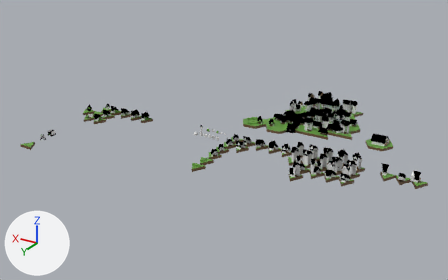
The Blender file Peces/Tiles/Models/Cases_v02.blend: old version first, new version second.
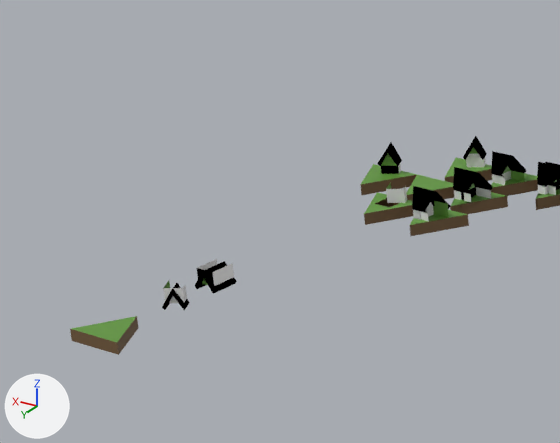
Each version appears first whole from a 50 mm camera at (-32.28, 27.77, 17.45) aimed at (-10.96, -7.75, -0.31), and next in a close-up on the part from 1% to 28% of the width and 26% to 60% of the height. Arrows for +X, +Y and +Z are at lower left; the lights stay in place.

Names of what the first close-up shows: 'Casa_Cantonera_D.006', 'Casa_Cantonera_D.009', 'Casa_Cantonera_D.016', 'Casa_Cantonera_D.017', 'Casa_Cantonera_D.018', 'Casa_Cantonera_D.019', 'Casa_Cantonera_D.020', 'Casa_Cantonera_D.021', 'Casa_Cantonera_D.022', 'Casa_Cantonera_D.023', 'Casa_Cantonera_D.024', 'Casa_Cantonera_D.025', 'Casa_Cantonera_D.027', 'Casa_Cantonera_E.004', 'Casa_Cantonera_E.006', 'Casa_Cantonera_E.009', 'Casa_Cantonera_E.012', 'Planta', 'PlantaGran', 'PlantaGranTop', 'PlantaTop'.
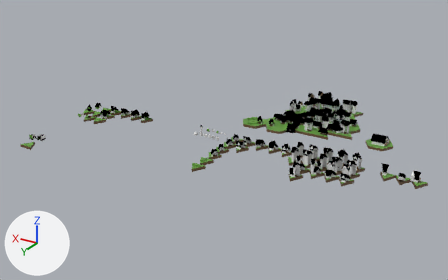
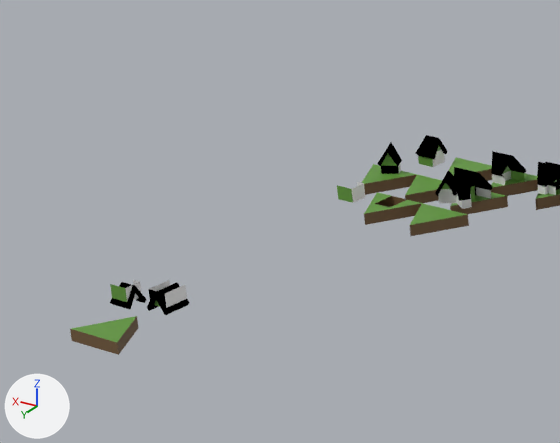
Pixel boxes [x1, y1, x2, y2] of what changed, in the close-ups (560 x 443 px; the box of a moved part takes in the faces that stretch with it):
'PlantaGran', moved: before [197, 259, 234, 286]; after [149, 280, 187, 308]
'PlantaGranTop', moved: before [195, 261, 237, 294]; after [147, 282, 189, 315]
'Casa_Cantonera_D.016', mesh turned: before [463, 136, 487, 160]; after [415, 135, 447, 159]
'Casa_Cantonera_D.027', mesh turned: before [386, 182, 407, 203]; after [337, 182, 365, 203]
'Casa_Cantonera_D.023', mesh turned: before [417, 189, 450, 213]; after [452, 176, 475, 201]
'Planta', mesh turned: before [163, 281, 187, 303]; after [110, 280, 141, 302]
'PlantaTop', mesh turned: before [162, 283, 189, 310]; after [110, 282, 146, 309]
'Casa_Cantonera_D.017', mesh turned: before [466, 154, 486, 167]; after [418, 150, 445, 167]
'Casa_Cantonera_D.025', mesh turned: before [412, 186, 435, 211]; after [435, 170, 457, 196]
'Casa_Cantonera_D.020', mesh turned: before [421, 201, 449, 222]; after [456, 186, 475, 209]
'Casa_Cantonera_D.026', mesh turned: before [413, 210, 421, 220]; after [438, 189, 457, 203]
'Casa_Cantonera_D.021', mesh turned: before [413, 210, 421, 219]; after [438, 189, 457, 203]
'Casa_Cantonera_D.024', mesh turned: before [422, 203, 434, 217]; after [462, 188, 475, 208]
part 1 of me_malla_109, moved or reshaped: before [162, 136, 487, 310]; after [110, 135, 475, 309]
part 2 of me_malla_110, moved or reshaped: before [163, 154, 486, 303]; after [110, 150, 475, 302]

Diff of the bpy script that builds the scene:
```diff
--- a/Peces/Tiles/Models/Cases_v02.blend.py
+++ b/Peces/Tiles/Models/Cases_v02.blend.py
@@ me_malla_109 @@
 me_malla_109.from_pydata(...)  # 17 vertices, 14 faces; spans x -0.31..0.219, y -0.1..0.25, z 0.518..0.866
 # used by ob_casa_cantonera_d_016; location = (0.0, -7.0, 0.25); rotation_euler = (1.571, 0.0, 0.0), in degrees (90, 0, 0)
+# me_malla_109 part 1: the whole mesh is turned 60 degrees about the y axis through the mesh origin
 me_malla_109.materials.append(mat_terra_001)
@@ me_malla_110 @@
 me_malla_110.from_pydata(...)  # 8 vertices, 3 faces; spans x -0.251..0.173, y 0.0..0.25, z 0.581..0.866
 # used by ob_casa_cantonera_d_017; location = (0.0, -7.0, 0.0); rotation_euler = (1.571, 0.0, 0.0), in degrees (90, 0, 0)
+# me_malla_110 part 2: the whole mesh is turned 60 degrees about the y axis through the mesh origin
 me_malla_110.materials.append(mat_terra_001)
@@ ob_plantagran @@
 ob_plantagran = bpy.data.objects.new('PlantaGran', me_malla_111)
-ob_plantagran.location = (0.0, -1.0, 0.0)
+ob_plantagran.location = (0.0, 0.0, 0.0)
 ob_plantagran.rotation_euler = (1.571, 0.0, 0.0)  # degrees (90, 0, 0)
@@ ob_plantagrantop @@
 ob_plantagrantop = bpy.data.objects.new('PlantaGranTop', me_malla_112)
-ob_plantagrantop.location = (0.0, -1.0, 0.0)
+ob_plantagrantop.location = (0.0, 0.0, 0.0)
 ob_plantagrantop.rotation_euler = (1.571, 0.0, 0.0)  # degrees (90, 0, 0)
```
